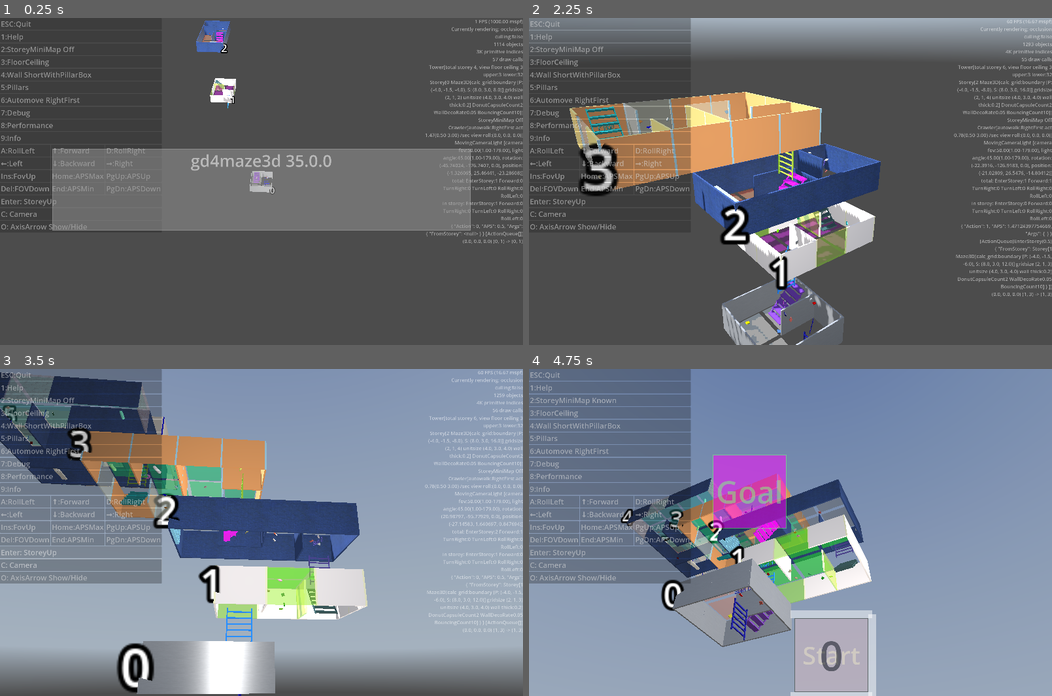
Above: before the commit, frames 1-4 (two rows, left to right).
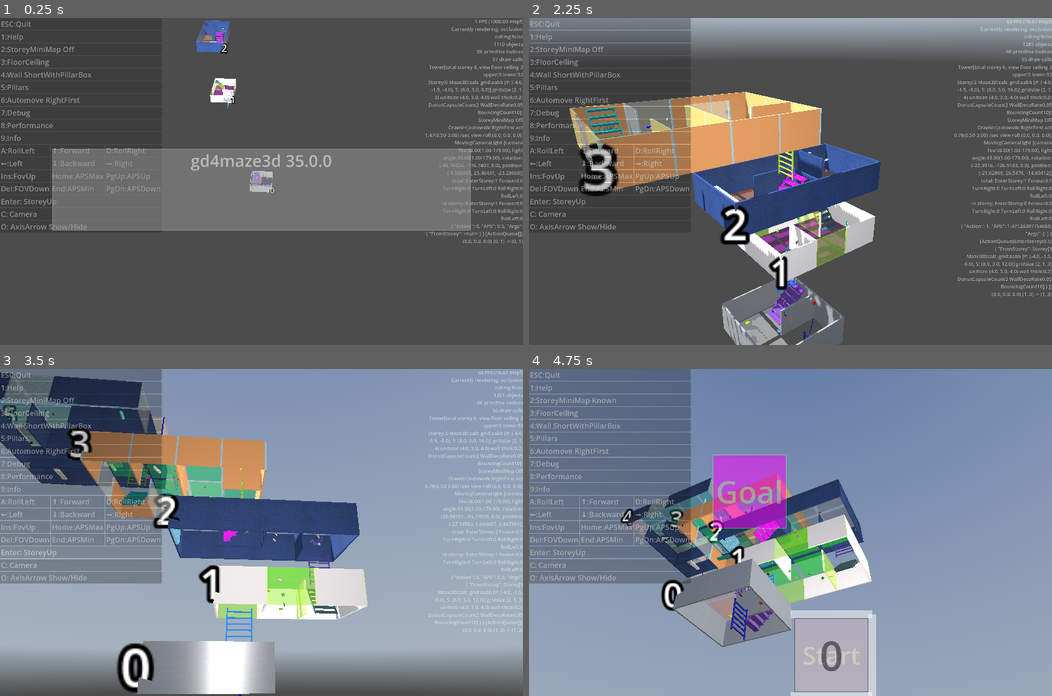
Above: after the commit, the same moments.

Repository: kasworld/gd4maze3d
Game: Godot game, scene res://main.tscn
Same seed, same stepped clock (60 frames per second), same inputs: the game is played once before the commit and once after it. A sky picture missing from this copy of the repository is replaced by a grey-blue gradient.
Inputs (mouse positions are in pixels of both pictures, inside the frame that each line leads up to):
- Up to frame 1 (0.25 s): no input
- Up to frame 2 (2.25 s): click "Enter: StoreyUp" at 0.5 s; click "Enter: StoreyUp" at 1.25 s; tap Enter at 2 s; move the mouse to (905, 165) at 2.02 s; hold Right from 2.03 s (still down); tap Q at 2.1 s; click (905, 165) at 2.17 s
- Up to frame 3 (3.5 s): move the mouse to (156, 548) at 2.77 s; release Right at 2.78 s; hold Down from 2.78 s (still down); tap E at 2.85 s
- Up to frame 4 (4.75 s): move the mouse to (842, 460) at 3.52 s; release Down at 3.53 s; hold Right 3.53-4.28 s; tap 1 at 3.6 s; move the mouse to (764, 597) at 4.27 s; hold Up from 4.28 s (still down); tap 2 at 4.35 s; click (764, 597) at 4.42 s

The runs differ from the first frame. In frame 1, 0.4% of the frame differs, in the area x 81-100%, y 7-30%; in frame 2, 0.5%, in the area x 81-100%, y 7-74%; in frame 3, 0.4%; in frame 4, nothing differs.

Commit message:
use aabb

Diff:
--- a/analog_clock_3d/analog_clock_3d.gd
+++ b/analog_clock_3d/analog_clock_3d.gd
@@ -23,12 +23,12 @@
 	clockbg = Color(0.5,0.5,0.5,0.5), # Color.BLACK.lightened(0.3),
 }
 
-var size := Vector3.ZERO
-func get_size() -> Vector3:
-	return size
+## center ZERO
+var aabb :AABB
 
 func init(r :float, d :float, fsize :float, backplane:bool=true) -> AnalogClock3D:
-	size = Vector3(r*2,r*2,d)
+	var size := Vector3(r*2,r*2,d)
+	aabb = AABB(-size/2,size)
 	$BackPlane.mesh.height = d*0.5
 	$BackPlane.mesh.top_radius = r
 	$BackPlane.mesh.bottom_radius = r
--- a/calendar_3d/calendar_3d.gd
+++ b/calendar_3d/calendar_3d.gd
@@ -52,12 +52,12 @@
 	sp.mesh = mesh
 	return sp
 
-var size := Vector3.ZERO
-func get_size() -> Vector3:
-	return size
+## center ZERO
+var aabb :AABB
 
 func init(w :float, h:float,d:float, fsize :float, backplane:bool=true) -> Calendar3D:
-	size = Vector3(w,h,d)
+	var size := Vector3(w,h,d)
+	aabb = AABB(-size/2,size)
 	calendar_labels = []
 	for o in $LabelConatiner.get_children():
 		o.queue_free()
--- a/lib/calc_grid_3d.gd
+++ b/lib/calc_grid_3d.gd
@@ -11,12 +11,12 @@
 			return aabb.get_center()[axis]
 
 
-var boundary :AABB
+var aabb :AABB
 var grid_size :Vector3i
 var unit_size :Vector3
 
 func _to_string() -> String:
-	return "boundary %s gridsize %s unitsize %s" % [boundary,grid_size,unit_size]
+	return "aabb %s gridsize %s unitsize %s" % [aabb,grid_size,unit_size]
 
 static func xy_Vector2iToVector3i(vt2i :Vector2i, z :int) -> Vector3i:
 	return Vector3i(vt2i.x, vt2i.y, z)
@@ -34,27 +34,27 @@
 	return AABB(-size/2, size)
 
 func _init(b_rect :AABB, g_size :Vector3i) -> void:
-	boundary = b_rect
+	aabb = b_rect
 	grid_size = g_size
-	unit_size = boundary.size / (grid_size as Vector3)
+	unit_size = aabb.size / (grid_size as Vector3)
 
 func get_grid_count() -> int:
 	return grid_size.x * grid_size.y * grid_size.z
 
 func has_point(pos :Vector3) -> bool:
-	return boundary.has_point(pos)
+	return aabb.has_point(pos)
 
 func posi_to_linepos(posi :Vector3i) -> Vector3:
-	return boundary.position + (posi as Vector3)* unit_size
+	return aabb.position + (posi as Vector3)* unit_size
 
 func linepos_to_posi(pos :Vector3) -> Vector3i:
-	return  ((pos - boundary.position) / unit_size).snappedf(1.0) as Vector3i
+	return  ((pos - aabb.position) / unit_size).snappedf(1.0) as Vector3i
 
 func posi_to_lanepos(posi :Vector3i) -> Vector3:
-	return boundary.position + (posi as Vector3)* unit_size + unit_size/2
+	return aabb.position + (posi as Vector3)* unit_size + unit_size/2
 
 func lanepos_to_posi(pos :Vector3) -> Vector3i:
-	return  ((pos - boundary.position - unit_size/2) / unit_size).snappedf(1.0) as Vector3i
+	return  ((pos - aabb.position - unit_size/2) / unit_size).snappedf(1.0) as Vector3i
 
 func cell_aabb_by_posi(posi :Vector3i) -> AABB:
 	return AABB(
--- a/maze_3d/maze_3d.gd
+++ b/maze_3d/maze_3d.gd
@@ -43,7 +43,7 @@
 	PreCalced.Grid2D = Vector2i(maze_cells.width,maze_cells.height)
 	PreCalced.PillarSize = Vector3(wall_thick,cell_size.y,wall_thick)
 	PreCalced.SizeV2 = (PreCalced.Grid2D as Vector2) * Vector2(cell_size.x, cell_size.z)
-	PreCalced.SizeV3 = calc_grid.boundary.size
+	PreCalced.SizeV3 = calc_grid.aabb.size
 	PreCalced.SizeWithWallV2 = PreCalced.SizeV2 + Vector2(wall_thick, wall_thick)
 	PreCalced.SizeWithWallV3 = Vector3(PreCalced.SizeWithWallV2.x, cell_size.y, PreCalced.SizeWithWallV2.y)
 	PreCalced.WallSize_H_Long = Vector3(cell_size.x, cell_size.y, wall_thick)
--- a/storey/storey.gd
+++ b/storey/storey.gd
@@ -146,7 +146,7 @@
 	sw.split("add_donut_capsule")
 	$Label3D.pixel_size = maze3d.calc_grid.unit_size.y/30
 	$Label3D.text = "%d" % storey_num
-	$Label3D.position = Vector3(-maze3d.WallThick*2, storey_height/2, -maze3d.WallThick*2) + maze3d.calc_grid.boundary.position
+	$Label3D.position = Vector3(-maze3d.WallThick*2, storey_height/2, -maze3d.WallThick*2) + maze3d.calc_grid.aabb.position
 	sw.split("Label3D")
 	$MiniMap.init(maze2d)
 	$MiniMap.add_obj($StartMark, "Start", start_color, 1, true)
@@ -170,9 +170,9 @@
 		add_child(t4l)
 		var aabb := maze3d.calc_grid.cell_aabb_by_posi( Vector3i(posi.x, 0, posi.y) ).grow(-maze3d.WallThick)
 		t4l.position = Vector3(
-			CalcGrid3D.CalcAxisAlignInner(aabb, t4l.boundary.size, 0, randi_range(-1,1) ),
-			CalcGrid3D.CalcAxisAlignInner(aabb, t4l.boundary.size, 1, -1 ),
-			CalcGrid3D.CalcAxisAlignInner(aabb, t4l.boundary.size, 2, randi_range(-1,1) )
+			CalcGrid3D.CalcAxisAlignInner(aabb, t4l.aabb.size, 0, randi_range(-1,1) ),
+			CalcGrid3D.CalcAxisAlignInner(aabb, t4l.aabb.size, 1, -1 ),
+			CalcGrid3D.CalcAxisAlignInner(aabb, t4l.aabb.size, 2, randi_range(-1,1) )
 			)
 
 var bouncing_list :Array
--- a/table_4_leg/table_4_leg.gd
+++ b/table_4_leg/table_4_leg.gd
@@ -12,7 +12,7 @@
 	return box
 
 ## center ZERO
-var boundary :AABB
+var aabb :AABB
 
 var top :MeshInstance3D
 var legs :Array[MeshInstance3D]
@@ -20,18 +20,18 @@
 func init(top_size :Vector3, leg_size :Vector3, co_top :Color, co_leg :Color) -> Table4Leg:
 	var total_size := top_size
 	total_size.y += leg_size.y
-	boundary = AABB(-total_size/2,total_size)
+	aabb = AABB(-total_size/2,total_size)
 	top = make_box(top_size,co_top)
-	top.position.y = boundary.size.y/2 - top_size.y/2
+	top.position.y = aabb.size.y/2 - top_size.y/2
 	add_child(top)
 	for i in 4:
 		var leg := make_box(leg_size,co_leg)
 		legs.append(leg)
 		add_child(leg)
-	legs[0].position = Vector3(CalcAxisAlignInner(boundary, leg_size, 0, -1), CalcAxisAlignInner(boundary, leg_size, 1, -1), CalcAxisAlignInner(boundary, leg_size, 2, -1),)
-	legs[1].position = Vector3(CalcAxisAlignInner(boundary, leg_size, 0, -1), CalcAxisAlignInner(boundary, leg_size, 1, -1), CalcAxisAlignInner(boundary, leg_size, 2, 1),)
-	legs[2].position = Vector3(CalcAxisAlignInner(boundary, leg_size, 0, 1), CalcAxisAlignInner(boundary, leg_size, 1, -1), CalcAxisAlignInner(boundary, leg_size, 2, 1),)
-	legs[3].position = Vector3(CalcAxisAlignInner(boundary, leg_size, 0, 1), CalcAxisAlignInner(boundary, leg_size, 1, -1), CalcAxisAlignInner(boundary, leg_size, 2, -1),)
+	legs[0].position = Vector3(CalcAxisAlignInner(aabb, leg_size, 0, -1), CalcAxisAlignInner(aabb, leg_size, 1, -1), CalcAxisAlignInner(aabb, leg_size, 2, -1),)
+	legs[1].position = Vector3(CalcAxisAlignInner(aabb, leg_size, 0, -1), CalcAxisAlignInner(aabb, leg_size, 1, -1), CalcAxisAlignInner(aabb, leg_size, 2, 1),)
+	legs[2].position = Vector3(CalcAxisAlignInner(aabb, leg_size, 0, 1), CalcAxisAlignInner(aabb, leg_size, 1, -1), CalcAxisAlignInner(aabb, leg_size, 2, 1),)
+	legs[3].position = Vector3(CalcAxisAlignInner(aabb, leg_size, 0, 1), CalcAxisAlignInner(aabb, leg_size, 1, -1), CalcAxisAlignInner(aabb, leg_size, 2, -1),)
 	return self
 
 ## axis : x:0, y:1, z:2, axis_sign : 1,0,-1
--- a/wire_net/wire_net.gd
+++ b/wire_net/wire_net.gd
@@ -42,9 +42,8 @@
 var h_count :int
 var v_count :int
 
-var size := Vector3.ZERO
-func get_size() -> Vector3:
-	return size
+## center ZERO
+var aabb :AABB
 
 func init(net_size :Vector2, grid_count :Vector2i, wire_width :float, wire_height :float, co :Color, transparent :bool = false) -> WireNet:
 	init_wire_H(net_size,grid_count,wire_width,wire_height,co,transparent)
@@ -54,7 +53,8 @@
 func init_wire_H(net_size :Vector2, grid_count :Vector2i, wire_width :float, wire_height :float, co :Color, transparent :bool = false) -> WireNet:
 	h_count = grid_count.y
 	var unit_y := net_size.y/(h_count-1) if h_count > 1 else 0.0
-	size = Vector3( max(size.x, net_size.x), max(size.y, net_size.y+wire_width), max(size.z, wire_height) )
+	var size := Vector3( max(aabb.size.x, net_size.x), max(aabb.size.y, net_size.y+wire_width), max(aabb.size.z, wire_height) )
+	aabb = AABB(-size/2, size)
 	WireH = preload("res://multi_mesh_shape/multi_mesh_shape.tscn").instantiate()
 	var mesh := BoxMesh.new()
 	mesh.size = Vector3(net_size.x, wire_width, wire_height)
@@ -72,7 +72,8 @@
 func init_wire_V(net_size :Vector2, grid_count :Vector2i, wire_width :float, wire_height :float, co :Color, transparent :bool = false) -> WireNet:
 	v_count = grid_count.x
 	var unit_x := net_size.x/(v_count-1) if v_count > 1 else 0.0
-	size = Vector3( max(size.x, net_size.x+wire_width), max(size.y, net_size.y), max(size.z, wire_height) )
+	var size := Vector3( max(aabb.size.x, net_size.x+wire_width), max(aabb.size.y, net_size.y), max(aabb.size.z, wire_height) )
+	aabb = AABB(-size/2, size)
 	WireV = preload("res://multi_mesh_shape/multi_mesh_shape.tscn").instantiate()
 	var mesh := BoxMesh.new()
 	mesh.size = Vector3(wire_width, net_size.y, wire_height)
